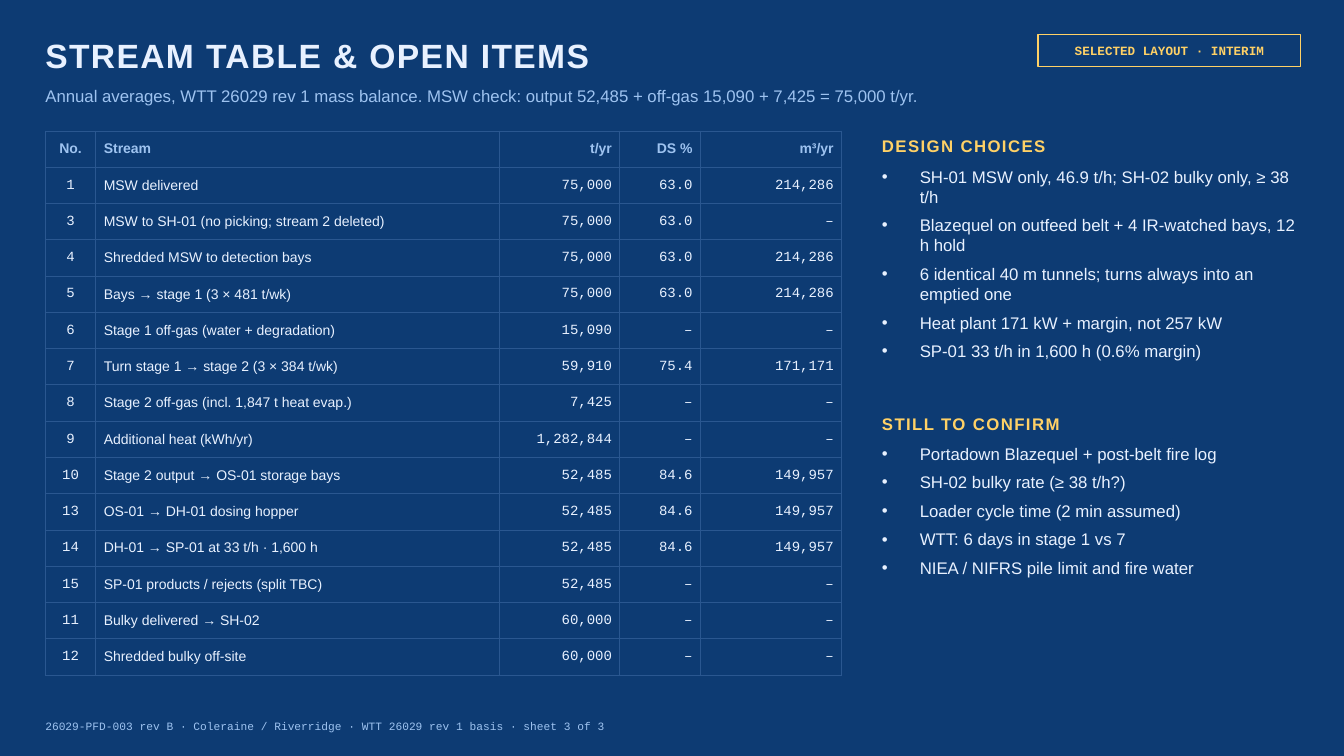
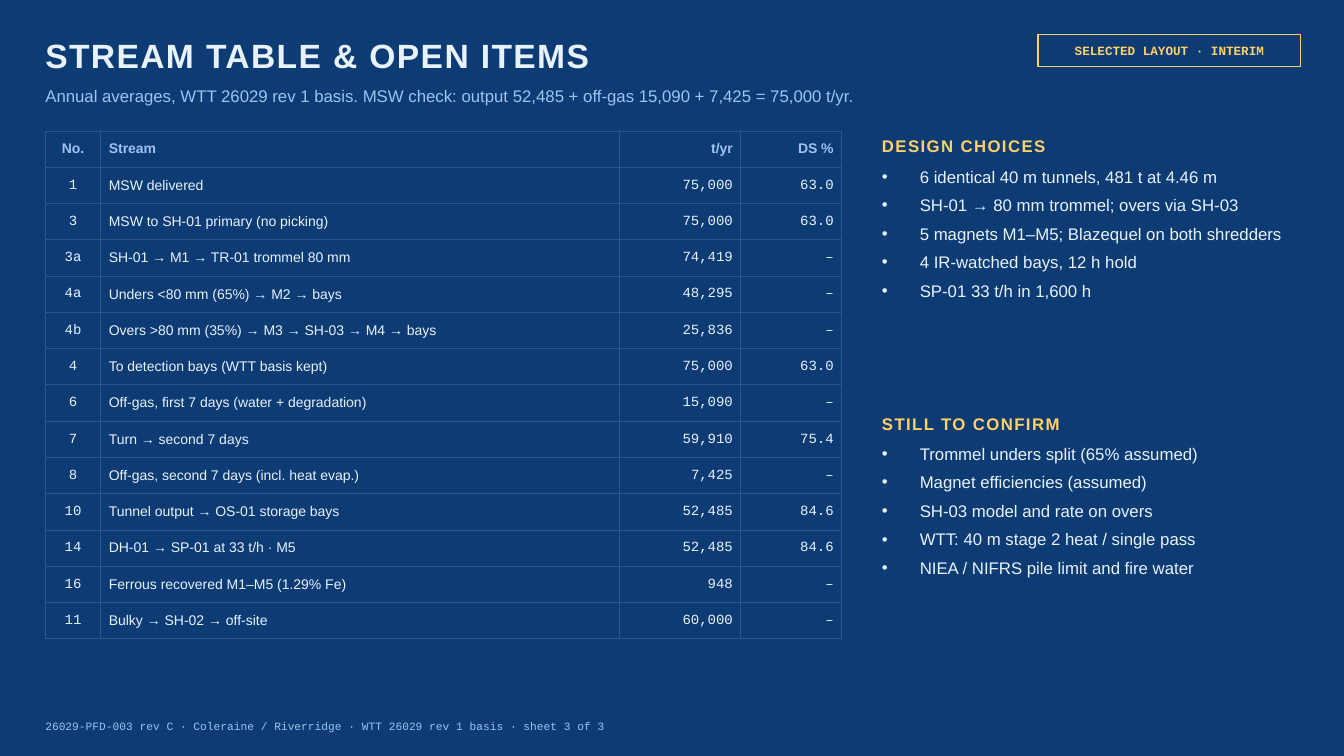
Before and after one commit to kiddr957-boop/tunnel-dashboard, a slide deck: slide 3 of Coleraine-6x40m-Tunnel-PFD.pptx. Drawn at 1344x756 pixels with LibreOffice and Linux fonts; fonts in the diff are those of the drawing. Boxes give left, top, right and bottom in pixels: in the first picture for what was removed or moved away, otherwise in the second. Text is boxed around its words. In the diff, an @@ line names an element or a change of style, - is before the commit and + after.

```diff
--- a/Coleraine-6x40m-Tunnel-PFD.pptx
+++ b/Coleraine-6x40m-Tunnel-PFD.pptx
@@ text at bbox=[45, 90, 853, 106]: text changed @@
-Annual averages, WTT 26029 rev 1 mass balance. MSW check: output 52,485 + off-gas 15,090 + 7,425 = 75,000 t/yr.
+Annual averages, WTT 26029 rev 1 basis. MSW check: output 52,485 + off-gas 15,090 + 7,425 = 75,000 t/yr.
@@ table at bbox=[45, 131, 842, 632] @@
-No. | Stream | t/yr | DS % | m³/yr
-1 | MSW delivered | 75,000 | 63.0 | 214,286
-3 | MSW to SH-01 (no picking; stream 2 deleted) | 75,000 | 63.0 | –
-4 | Shredded MSW to detection bays | 75,000 | 63.0 | 214,286
-5 | Bays → stage 1 (3 × 481 t/wk) | 75,000 | 63.0 | 214,286
-6 | Stage 1 off-gas (water + degradation) | 15,090 | – | –
-7 | Turn stage 1 → stage 2 (3 × 384 t/wk) | 59,910 | 75.4 | 171,171
-8 | Stage 2 off-gas (incl. 1,847 t heat evap.) | 7,425 | – | –
-9 | Additional heat (kWh/yr) | 1,282,844 | – | –
-10 | Stage 2 output → OS-01 storage bays | 52,485 | 84.6 | 149,957
-13 | OS-01 → DH-01 dosing hopper | 52,485 | 84.6 | 149,957
-14 | DH-01 → SP-01 at 33 t/h · 1,600 h | 52,485 | 84.6 | 149,957
-15 | SP-01 products / rejects (split TBC) | 52,485 | – | –
-11 | Bulky delivered → SH-02 | 60,000 | – | –
-12 | Shredded bulky off-site | 60,000 | – | –
+No. | Stream | t/yr | DS %
+1 | MSW delivered | 75,000 | 63.0
+3 | MSW to SH-01 primary (no picking) | 75,000 | 63.0
+3a | SH-01 → M1 → TR-01 trommel 80 mm | 74,419 | –
+4a | Unders <80 mm (65%) → M2 → bays | 48,295 | –
+4b | Overs >80 mm (35%) → M3 → SH-03 → M4 → bays | 25,836 | –
+4 | To detection bays (WTT basis kept) | 75,000 | 63.0
+6 | Off-gas, first 7 days (water + degradation) | 15,090 | –
+7 | Turn → second 7 days | 59,910 | 75.4
+8 | Off-gas, second 7 days (incl. heat evap.) | 7,425 | –
+10 | Tunnel output → OS-01 storage bays | 52,485 | 84.6
+14 | DH-01 → SP-01 at 33 t/h · M5 | 52,485 | 84.6
+16 | Ferrous recovered M1–M5 (1.29% Fe) | 948 | –
+11 | Bulky → SH-02 → off-site | 60,000 | –
@@ text at bbox=[920, 171, 1282, 299]: text changed @@
-• SH-01 MSW only, 46.9 t/h; SH-02 bulky only, ≥ 38 t/h
-• Blazequel on outfeed belt + 4 IR-watched bays, 12 h hold
-• 6 identical 40 m tunnels; turns always into an emptied one
-• Heat plant 171 kW + margin, not 257 kW
-• SP-01 33 t/h in 1,600 h (0.6% margin)
+• 6 identical 40 m tunnels, 481 t at 4.46 m
+• SH-01 → 80 mm trommel; overs via SH-03
+• 5 magnets M1–M5; Blazequel on both shredders
+• 4 IR-watched bays, 12 h hold
+• SP-01 33 t/h in 1,600 h
@@ text at bbox=[920, 448, 1198, 549]: text changed @@
-• Portadown Blazequel + post-belt fire log
-• SH-02 bulky rate (≥ 38 t/h?)
-• Loader cycle time (2 min assumed)
-• WTT: 6 days in stage 1 vs 7
+• Trommel unders split (65% assumed)
+• Magnet efficiencies (assumed)
+• SH-03 model and rate on overs
+• WTT: 40 m stage 2 heat / single pass
@@ text at bbox=[45, 722, 605, 733]: text changed @@
-26029-PFD-003 rev B · Coleraine / Riverridge · WTT 26029 rev 1 basis · sheet 3 of 3
+26029-PFD-003 rev C · Coleraine / Riverridge · WTT 26029 rev 1 basis · sheet 3 of 3
```
Also in this commit, not shown: 2 other slides changed, 3 other files.
